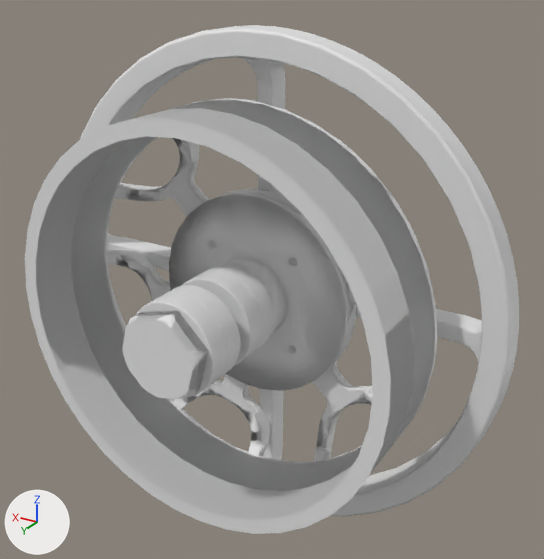
A saved change to the OBJ model env/rexhopper/deps/mesh/rwz.obj.
Before and after are seen from a 50 mm camera at (-0.087, 0.1478, 0.0735) aimed at (-0.0076, 0.0154, 0.0073). Every picture has the same lights, and +X, +Y and +Z are marked at lower left. Where no turn or scale is listed for an object, it has been applied to the vertices.

Objects in the first picture: 'rwz'.
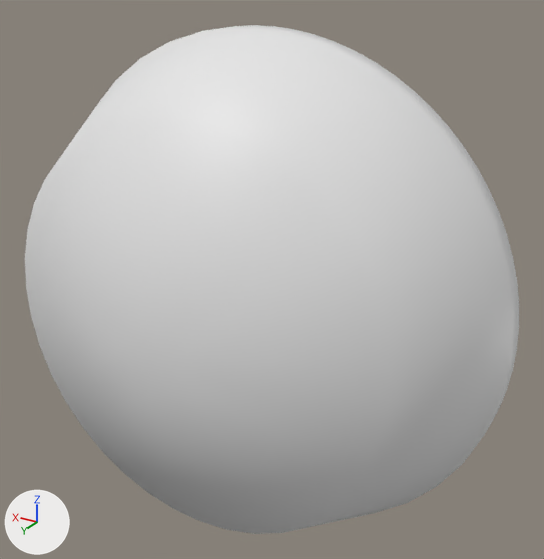
Boxes [x1, y1, x2, y2] around the edits, measured in the pictures (544 x 559 px):
part 1 of me_rwz, deleted: before [182, 264, 275, 365]
part 2 of me_rwz, deleted: before [162, 285, 241, 380]
part 3 of me_rwz, deleted: before [136, 293, 227, 396]
part 4 of me_rwz, deleted: before [25, 27, 513, 534]

What changed in the scene script:
```text
Change me_rwz:
    used by ob_rwz; location = (0.0, 0.0, 0.0)
    remove me_rwz.from_pydata(...)  # 7532 vertices, 15456 faces; spans x -0.06..0.06, y 0.0..0.0471, z -0.06..0.06
    add me_rwz.from_pydata(...)  # 312 vertices, 620 faces; spans x -0.06..0.06, y 0.0..0.0471, z -0.06..0.06
    me_rwz part 1: the loose piece of 2040 vertices spanning x -0.0105..0.0105, y 0.0189..0.0289, z -0.0105..0.0105 is deleted
    me_rwz part 2: the loose piece of 1088 vertices spanning x -0.0105..0.0105, y 0.0326..0.0376, z -0.0105..0.0105 is deleted
    me_rwz part 3: the loose piece of 1088 vertices spanning x -0.0105..0.0105, y 0.0376..0.0426, z -0.0105..0.0105 is deleted
    me_rwz part 4: 3004 vertices removed from x -0.059..0.059, y 0.0..0.0468, z -0.059..0.059
```
